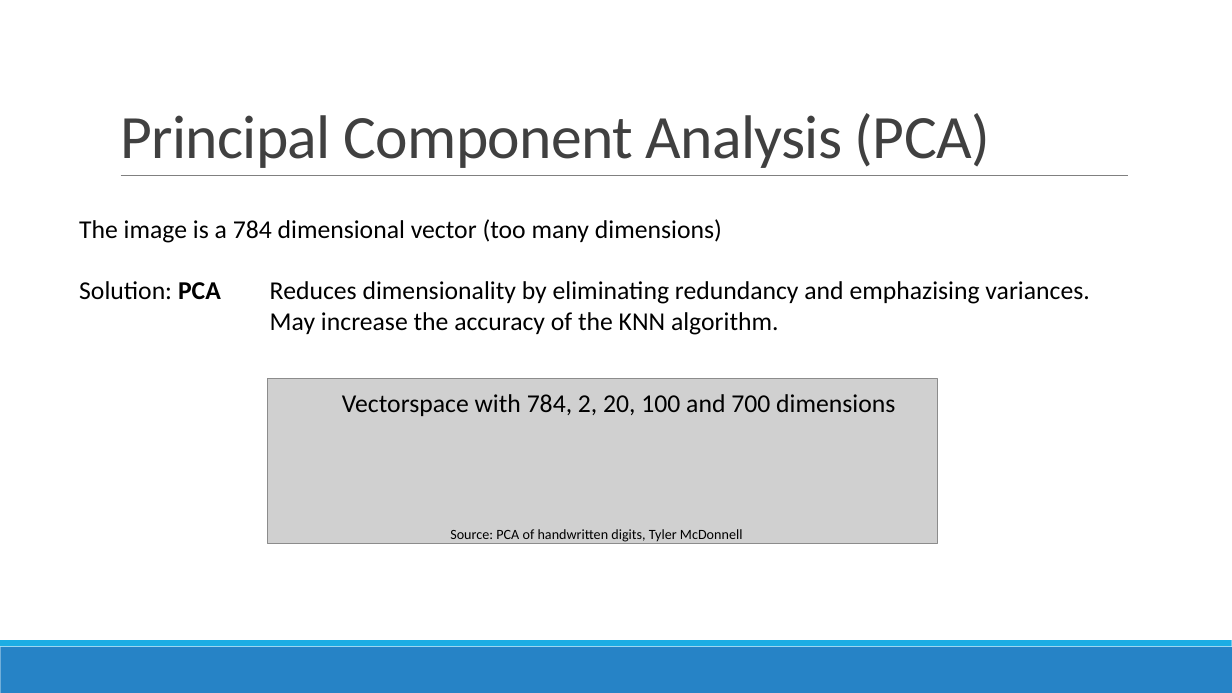
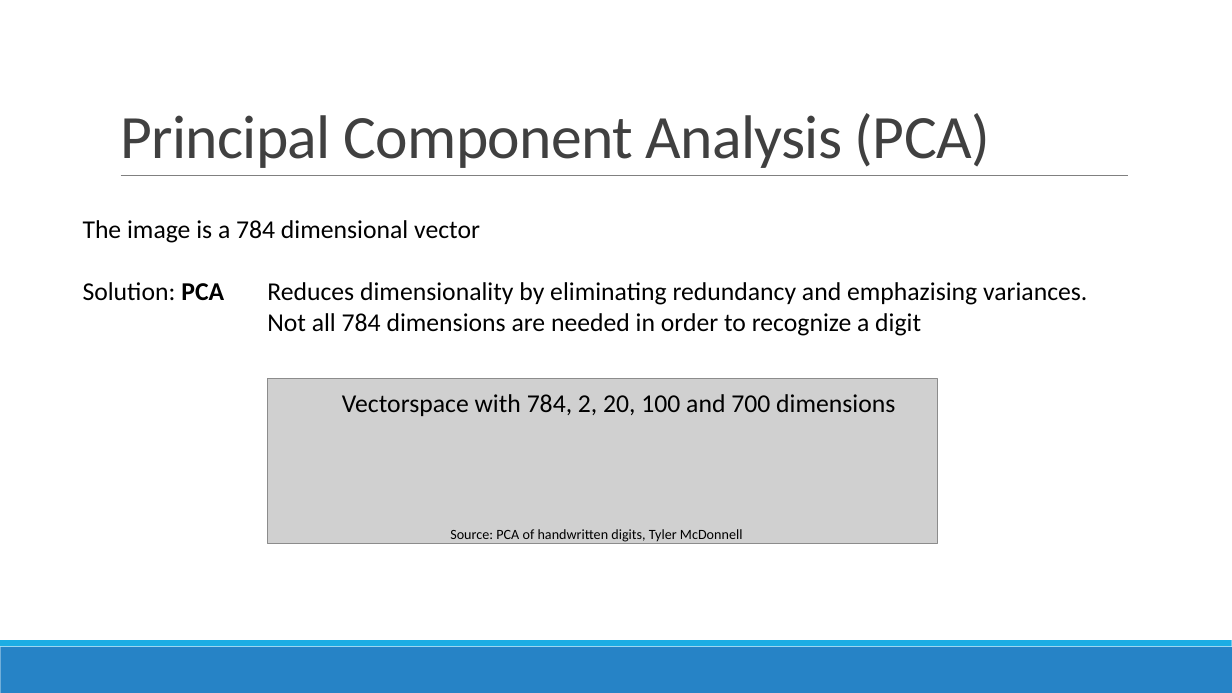
Before and after one commit to datascience-mobi/project-03-group-01, a slide deck: slide 5 of Vortrag1.pptx. Drawn at 1232x693 pixels with LibreOffice and Linux fonts; fonts in the diff are those of the drawing; grey boxes stand for pictures. Boxes give left, top, right and bottom in pixels: in the first picture for what was removed or moved away, otherwise in the second. Text is boxed around its words. In the diff, an @@ line names an element or a change of style, - is before the commit and + after.

```diff
--- a/Vortrag1.pptx
+++ b/Vortrag1.pptx
@@ text at (83,220,480,243): text changed @@
-The image is a 784 dimensional vector (too many dimensions)
+The image is a 784 dimensional vector
@@ text at (267,313,921,336): text changed @@
-May increase the accuracy of the KNN algorithm.
+Not all 784 dimensions are needed in order to recognize a digit
```
Also in this commit, not shown: 2 other slides changed, 1 slide added.
